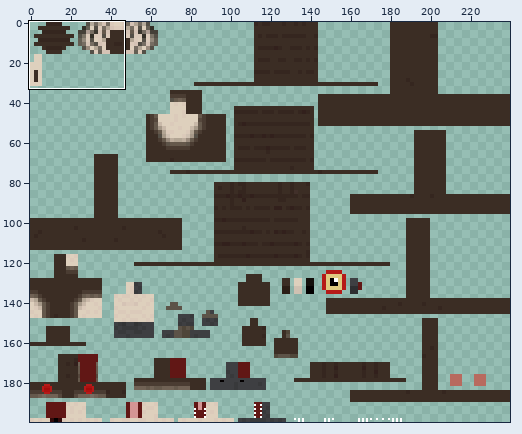
Two versions of one sprite sheet, src/main/resources/assets/backtolife/textures/models/entity/velociraptor_female_sleeping.png. The first picture is a wide view before the edit; the outline marks the close-up.
Close-up. Before the commit:
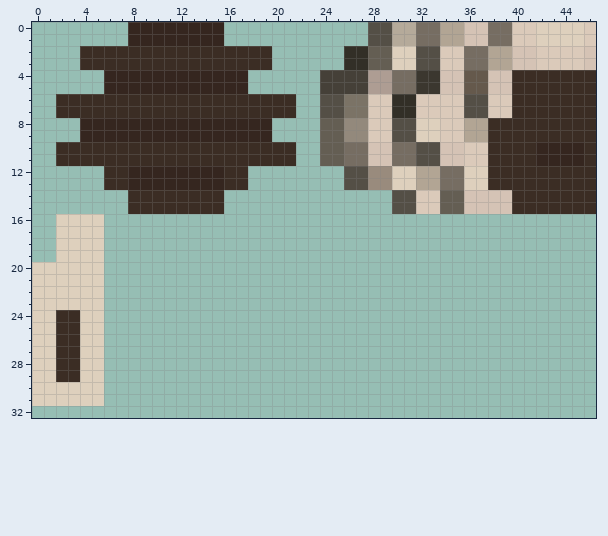
The file is 240x200 pixels. Pixels under 10% opacity are left out. Colours within 5 levels of each other are drawn and written as one. Shown: x 0..46, y 0..32.
Now the later version:
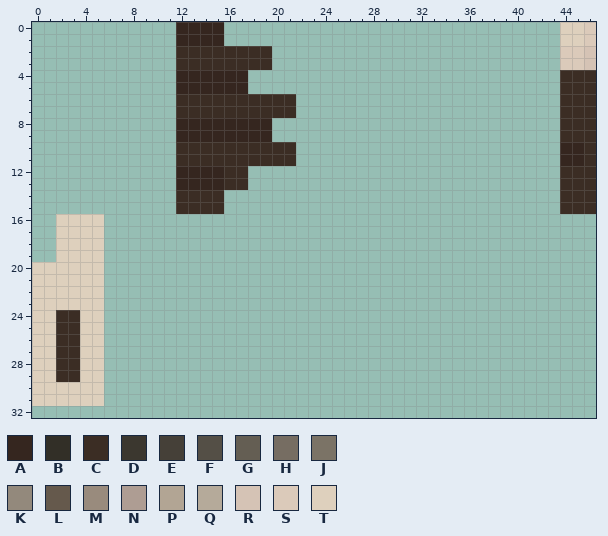
Palette (. is transparent): A #35261f  B #322f27  C #3b2d24  D #3b372f  E #454038  F #544f46  G #645e53  H #766d62  J #7b7366  K #93897c  L #65594c  M #998b7d  N #ae9d93  P #b2a594  Q #b5aa9a  R #d5c3b5  S #dbcaba  T #ded0bd
What changed:
The edit erases colour A in rows 0 to 1 at x 8 to 11; in rows 4 to 5 at x 6 to 11; in rows 8 to 9 at x 4 to 11; in rows 10 to 11 at x 42 to 43; in rows 12 to 13 at x 8 to 11.
The edit erases colour B in rows 2 to 3 at x 26 to 27; in rows 6 to 7 at x 30 to 31.
The edit erases colour C in rows 2 to 3 at x 4 to 11; in rows 4 to 5 at x 40 to 43; in rows 6 to 7 at x 2 to 11 and 40 to 43; in rows 8 to 9 at x 38 to 43; in rows 10 to 11 at x 2 to 11 and 38 to 41; in rows 12 to 13 at x 6 to 7 and 38 to 43.
The edit erases colour C in rows 14 to 15 at x 8 to 11 and 40 to 43.
The edit erases colour D in rows 4 to 5 at x 32 to 33.
The edit erases colour E in rows 4 to 5 at x 24 to 27.
The edit erases colour F in rows 0 to 1 at x 28 to 29; in rows 2 to 3 at x 32 to 33; in rows 6 to 7 at x 24 to 25 and 36 to 37; in rows 8 to 9 at x 30 to 31; in rows 10 to 11 at x 32 to 33; in rows 12 to 13 at x 26 to 27.
The edit erases colour F in rows 14 to 15 at x 30 to 31.
The edit erases colour G in rows 2 to 3 at x 28 to 29; in rows 8 to 11 at x 24 to 25; in rows 14 to 15 at x 34 to 35.
The edit erases colour H in rows 0 to 1 at x 32 to 33 and 38 to 39; in rows 2 to 3 at x 36 to 37; in rows 4 to 5 at x 30 to 31; in rows 10 to 11 at x 26 to 27 and 30 to 31; in rows 12 to 13 at x 34 to 35.
The edit erases colour J in rows 6 to 7 at x 26 to 27.
The edit erases colour K in rows 8 to 9 at x 26 to 27.
The edit erases colour L in rows 4 to 5 at x 36 to 37.
The edit erases colour M in rows 12 to 13 at x 28 to 29.
The edit erases colour N in rows 4 to 5 at x 28 to 29.
The edit erases colour P in rows 0 to 1 at x 34 to 35; in rows 2 to 3 at x 38 to 39; in rows 8 to 9 at x 36 to 37; in rows 12 to 13 at x 32 to 33.
The edit erases colour Q in rows 0 to 1 at x 30 to 31.
The edit erases colour R in rows 0 to 1 at x 36 to 37; in rows 2 to 3 at x 40 to 41; in rows 4 to 5 at x 34 to 35 and 38 to 39; in rows 10 to 11 at x 28 to 29 and 34 to 35; in rows 14 to 15 at x 36 to 39.
The edit erases colour S in rows 0 to 1 at x 40 to 41; in rows 2 to 3 at x 34 to 35 and 42 to 43; in rows 6 to 7 at x 28 to 29, 32 to 35 and 38 to 39; in rows 8 to 9 at x 28 to 29 and 34 to 35; in rows 10 to 11 at x 36 to 37; in rows 14 to 15 at x 32 to 33.
The edit erases colour T in rows 0 to 1 at x 42 to 43; in rows 2 to 3 at x 30 to 31; in rows 8 to 9 at x 32 to 33; in rows 12 to 13 at x 30 to 31 and 36 to 37.
Changed places in both close-ups, as pixel boxes (x1, y1, x2, y2):
erased: (56, 22, 176, 214)
erased: (320, 22, 560, 214)
